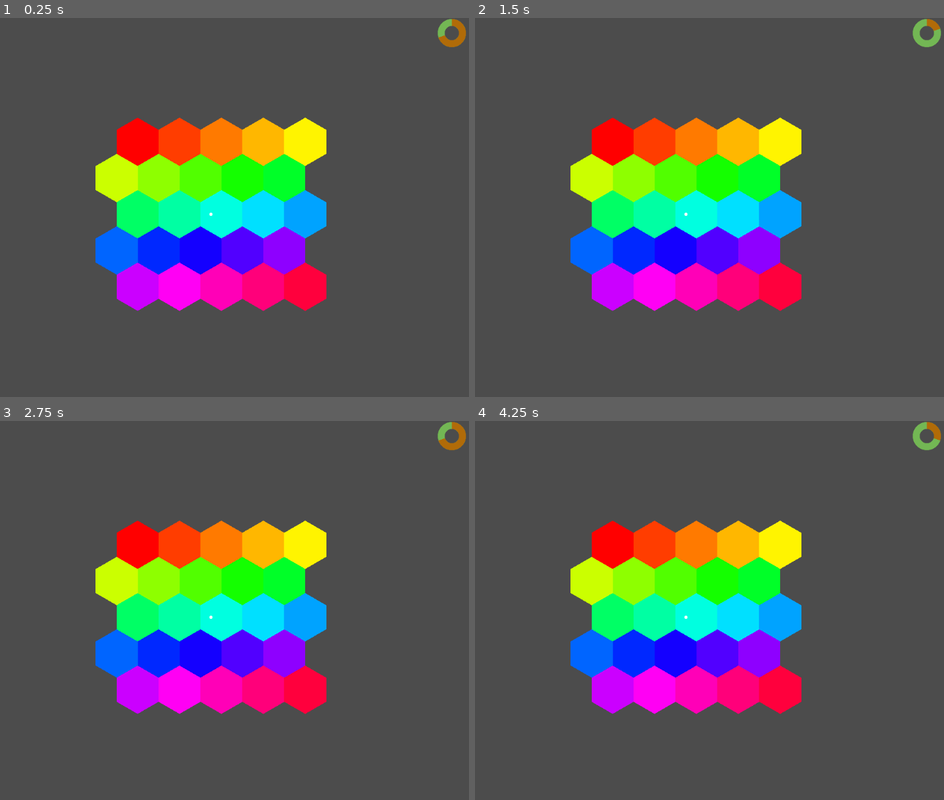
Above: before the commit, frames 1-4 (two rows, left to right).
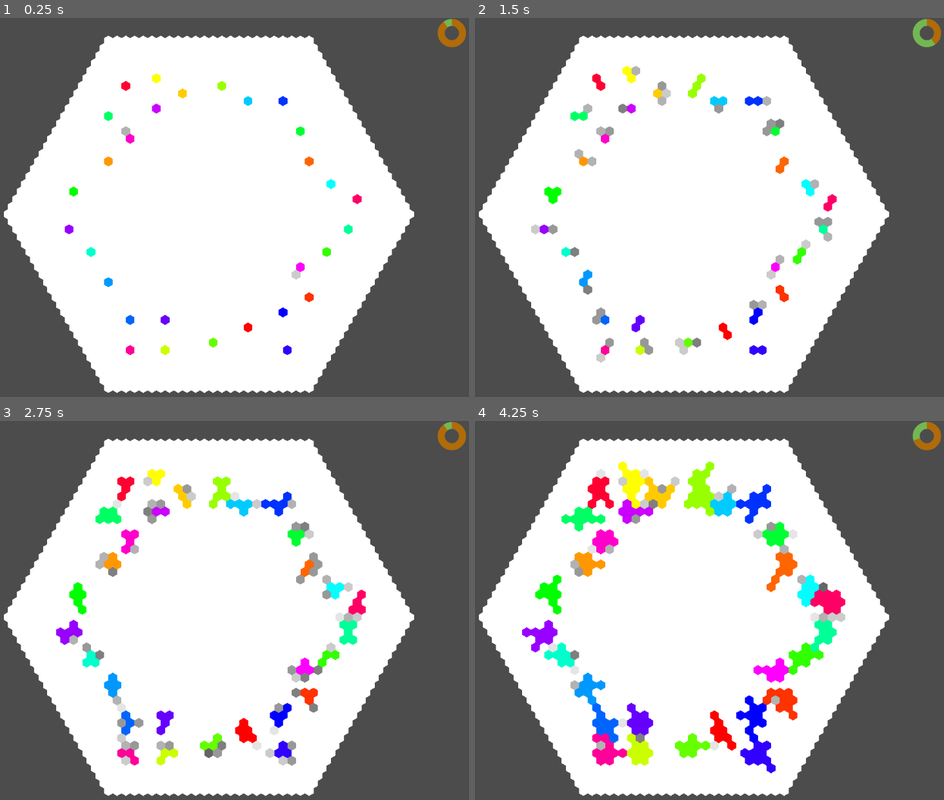
Above: after the commit, the same moments.

Repository: Pe3Hu/mapere
Game: Godot game, scene res://scenes/Game.tscn
Same seed, same stepped clock (60 frames per second), same inputs: the game is played once before the commit and once after it.
Inputs (mouse positions are in pixels of both pictures, inside the frame that each line leads up to):
- Up to frame 1 (0.25 s): no input
- Up to frame 2 (1.5 s): move the mouse to (798, 196) at 0.52 s; click (798, 196) at 0.67 s; move the mouse to (582, 234) at 1.27 s; click (582, 234) at 1.42 s
- Up to frame 3 (2.75 s): move the mouse to (262, 530) at 2.02 s; click (262, 530) at 2.17 s
- Up to frame 4 (4.25 s): move the mouse to (657, 693) at 2.77 s; click (657, 693) at 2.92 s; move the mouse to (840, 674) at 3.52 s; click (840, 674) at 3.67 s

The runs differ from the first frame. In frame 1, 62% of the frame differs, in the area x 0-96%, y 1-99%; in frame 2, 62%; in frame 3, 62%; in frame 4, 62%, in the area x 0-100%, y 4-99%.
Error before the commit: Invalid get index 'terrain' (on base: 'Dictionary'). (res://scripts/Game.gd:17)

Commit message:
version 0.002
1. Card & Bastion classes added
2. Hex recolor added
3. launch_charge added
4. update_connects added

Diff:
--- a/scenes/Game.tscn
+++ b/scenes/Game.tscn
@@ -8,7 +8,7 @@
 script = ExtResource( 2 )
 
 [node name="Timer" type="Timer" parent="."]
-wait_time = 0.05
+wait_time = 0.001
 autostart = true
 
 [node name="TimeBar" type="TextureProgress" parent="."]
--- a/scripts/Classes.gd
+++ b/scripts/Classes.gd
@@ -27,32 +27,340 @@
 	func _init(input_):
 		num.index = Global.num.primary_key.hex
 		Global.num.primary_key.hex += 1
+		vec.grid = input_.grid
+		num.parity = int(vec.grid.y)%2
 		num.ring = -1
-		vec.grid = input_.grid
+		num.sector = -1
+		num.hp = {}
+		num.hp.max = 10
+		num.hp.current = num.hp.max
 		arr.dot = input_.dots
-		color.current = Color(0.5, 0.5, 0.5)
 		arr.point = []
+		arr.neighbor = []
+		#arr.parent = []
+		#arr.child = []
+		obj.map = input_.map
+		flag.visiable = false
+		obj.bastion = null
+		flag.capital = false
+		recolor("Default")
 
 		for dot in arr.dot:
 			arr.point.append(dot.vec.pos)
 
-	func recolor():
-		var h = float(num.index)/Global.num.primary_key.hex
-		color.current = Color.from_hsv(h, 1.0, 1.0)
-
-class Map:
+	func get_damage(bastion_, value_):
+		if value_ > num.hp.current:
+			value_ = value_ - num.hp.current
+			num.hp.current = 0
+		else:
+			num.hp.current -= value_
+			value_ = 0
+
+		if num.hp.current <= 0:
+			num.hp.current = num.hp.max
+
+			if obj.bastion != null:
+				if flag.capital:
+					obj.bastion.die()
+				else:
+					obj.bastion.arr.hex.erase(self)
+					#obj.bastion.check_continuity([self],0)
+					obj.bastion.update_connects()
+
+			obj.bastion = bastion_
+			obj.bastion.arr.hex.append(self)
+			#parent_.arr.child.append(self)
+			recolor("Bastions")
+
+		return value_
+
+	func get_heal(value_):
+		var heal = min(num.hp.max-num.hp.current,value_)
+		num.hp.current += heal
+		value_ -= heal
+		return value_
+
+	func recolor(layer_):
+		#var h = float(num.index)/Global.num.primary_key.hex
+		#var h = float(num.ring)/Global.num.map.rings/2
+		#var h = float(num.sector)/Global.num.map.sectors
+		var h = null
+
+		match layer_:
+			"Default":
+				color.current = Color().from_hsv(0.0, 0.0, 1)
+			"Sectors":
+				h = float(num.sector)/Global.num.map.sectors
+				color.current = Color.from_hsv(h, 1.0, 1.0)
+			"Bastions":
+				h = float(obj.bastion.num.index)/Global.num.primary_key.bastion
+				color.current = Color.from_hsv(h, 1.0, 1.0)
+			"Hp":
+				var v = float(num.hp.current)/num.hp.max
+				color.current = Color().from_hsv(0.0, 0.0, v)
+
+				if obj.bastion != null:
+					if obj.bastion.num.index != -1:
+						h = float(obj.bastion.num.index)/Global.num.primary_key.bastion
+						color.current = Color().from_hsv(h, 1.0, v)
+
+class Card:
 	var num = {}
 	var word = {}
+	var obj = {}
+
+	func _init(input_):
+		word.type = input_.type
+		num.value = input_.value
+		obj.bastion = input_.deck
+
+	func use():
+		match word.type:
+			"Trigger":
+				if obj.bastion.num.charge > 0:
+					obj.bastion.launch_charge()
+			"Blank":
+				obj.bastion.num.charge += num.value
+
+class Bastion:
+	var num = {}
 	var arr = {}
 	var obj = {}
+
+	func _init(input_):
+		num.index = Global.num.primary_key.bastion
+		Global.num.primary_key.bastion += 1
+		obj.hex = input_.hex
+		obj.hex.obj.bastion = self
+		obj.hex.flag.capital = true
+		obj.map = obj.hex.obj.map
+		arr.hex = [obj.hex]
+		num.charge = 0
+		num.refill = {}
+		num.refill.card = Global.num.deck.refill
+		init_deck()
+
+	func init_deck():
+		arr.deck = []
+		arr.hand = []
+		arr.discard = []
+		arr.exile = []
+
+		for key in Global.dict.deck.base.keys():
+			for _i in Global.dict.deck.base[key]:
+				var input = {}
+				input.type = key
+				input.value = 1
+				input.deck = self
+				var card = Classes.Card.new(input)
+				arr.deck.append(card)
+
+		arr.deck.shuffle()
+
+	func refill_hand():
+		arr.hand = []
+
+		for _i in num.refill.card:
+			pull_card()
+
+	func pull_card():
+		if arr.deck.size() > 0:
+			arr.hand.append(arr.deck.pop_back())
+		else:
+			reshuffle()
+
+	func reshuffle():
+		for _i in arr.discard.size():
+			arr.deck.append(arr.discard.pop_back())
+
+		arr.deck.shuffle()
+
+	func use_hand():
+		while arr.hand.size() > 0:
+			var card = arr.hand.pop_front()
+			card.use()
+			arr.discard.append(card)
+
+	func launch_charge():
+		var value = floor(sqrt(num.charge))
+		#self hex fix
+		value += 1
+		value += arr.hex.size()
+
+		Global.rng.randomize()
+		var index_r = Global.rng.randi_range(0, Global.arr.neighbor[obj.hex.num.parity].size() - 1)
+		var grid = obj.hex.vec.grid
+		var counter = 0
+
+		while value > 0 && counter < 100:
+			counter += 1
+			if obj.map.check_border(grid):
+				var direction_hex = obj.map.arr.hex[grid.y][grid.x]
+
+				if direction_hex.flag.visiable:
+					var type = ""
+
+					if direction_hex.obj.bastion == null:
+						type = "Damage"
+					else:
+						if direction_hex.obj.bastion.num.index == num.index:
+							type = "Move"
+
+							if direction_hex.num.hp.current != direction_hex.num.hp.max:
+								if !direction_hex.flag.capital:
+									type = "Heal"
+						else:
+							type = "Damage"
+
+					match type:
+						"Move":
+							var parity = int(grid.y)%2
+							index_r = get_deviation(index_r)
+							var direction = Global.arr.neighbor[parity][index_r]
+							grid += direction
+
+							var border = false
+
+							if !obj.map.check_border(grid):
+								border = true
+							else:
+								var next_hex = obj.map.arr.hex[grid.y][grid.x]
+
+								if !next_hex.flag.visiable:
+									border = true
+
+							if border:
+								grid -= direction
+								var new_index = get_after_border_direction(direction_hex, index_r)
+								print("old",index_r)
+								print("new",new_index)
+								index_r = new_index
+								direction = Global.arr.neighbor[parity][new_index]
+								grid += direction
+
+							value -= 1
+						"Heal":
+							value = direction_hex.get_heal(value)
+						"Damage":
+							direction_hex.recolor("Hp")
+							value = direction_hex.get_damage(self,value)
+
+
+		num.charge = 0
+
+	func get_deviation(old_index_):
+		var options = []
+		var copy = 2
+		var n = Global.arr.neighbor[0].size()
+
+		for _i in range(-1,1,1):
+			var index = (old_index_+_i+n)%n
+			options.append(index)
+
+			if index == old_index_:
+				for _j in copy:
+					options.append(index)
+
+		Global.rng.randomize()
+		var index_r = Global.rng.randi_range(0, options.size() - 1)
+		return options[index_r]
+
+	func get_after_border_direction(hex_, old_index_):
+		var options = []
+		var parity = int(hex_.vec.grid.y)%2
+		var n = Global.arr.neighbor[parity].size()
+		var reflected_index = (n/2+old_index_)%n
+		var reflected_direction = Global.arr.neighbor[parity][reflected_index]
+
+		for _i in Global.arr.neighbor[parity].size():
+			var neighbor = Global.arr.neighbor[parity][_i]
+			var grid = hex_.vec.grid + neighbor
+
+			if obj.map.check_border(grid) && reflected_direction != neighbor:
+				options.append(_i)
+
+		Global.rng.randomize()
+		var index_r = Global.rng.randi_range(0, options.size() - 1)
+		print(old_index_,options,options[index_r])
+		return options[index_r]
+
+	func check_continuity(loss_,counter_):
+#		var new_loss = []
+#
+#		for loss in loss_:
+#			get_loss(loss)
+#
+#		for loss in loss_:
+#			for child in loss.arr.child:
+#				if child.arr.parent.size() == 0:
+#					new_loss.append(child)
+#
+#		if new_loss == loss_:
+#			return
+#		else:
+#			if new_loss.size() > 0:
+#				check_continuity(new_loss,counter_+1)
+		pass
+
+	func update_connects():
+		var unconnecteds = []
+		var connecteds = [obj.hex]
+
+		for hex in arr.hex:
+			unconnecteds.append(hex)
+
+		unconnecteds.erase(obj.hex)
+
+		var flag = true
+
+		while flag:
+			flag = false
+
+			for connected in connecteds:
+				for neighbor in connected.arr.neighbor:
+					if unconnecteds.has(neighbor):
+						connecteds.append(neighbor)
+						unconnecteds.erase(neighbor)
+						flag = true
+
+		for unconnected in unconnecteds:
+			get_loss(unconnected)
+
+	func get_loss(loss_):
+#		for child in loss_.arr.child:
+#			child.arr.parent.erase(loss_)
+
+		arr.hex.erase(loss_)
+		loss_.obj.bastion = null
+		loss_.recolor("Default")
+
+	func die():
+		obj.hex.flag.capital = false
+
+		for hex in arr.hex:
+			obj.hex.obj.bastion = null
+			hex.recolor("Default")
+
+		obj.map.arr.bastion.erase(self)
+
+class Map:
+	var arr = {}
+	var flag = {}
 
 	func _init():
 		arr.dot = []
 		arr.hex = []
+		arr.bastion = []
+		flag.ready = false
 
 		init_dots()
 		init_hexs()
-		recolor_hexs()
+		init_neighbor()
+		around_center()
+		init_sectors()
+		init_bastions()
+		flag.ready = true
+		#recolor_hexs()
 
 	func init_dots():
 		var vec = Vector2(Global.vec.map.offset.x, Global.vec.map.offset.y)
@@ -80,6 +388,7 @@
 	func init_hexs():
 		var input = {}
 		input.grid = Vector2(0,-1)
+		input.map = self
 
 		for _i in Global.num.dot.rows:
 			input.grid.x = 0
@@ -109,17 +418,142 @@
 							input.dots.append(arr.dot[grid.y][grid.x])
 
 					if flag:
+						var hex = Classes.Hex.new(input)
 						input.grid.x += 1
-						var hex = Classes.Hex.new(input)
 						arr.hex[input.grid.y].append(hex)
+
+		arr.hex.pop_back()
+
+	func init_neighbor():
+		for hexs in arr.hex:
+			for hex in hexs:
+				for neighbor in Global.arr.neighbor[hex.num.parity]:
+					var grid = hex.vec.grid + neighbor
+
+					if check_border(grid):
+						var neighbor_hex = arr.hex[grid.y][grid.x]
+
+						if !hex.arr.neighbor.has(neighbor_hex):
+							hex.arr.neighbor.append(neighbor_hex)
+							neighbor_hex.arr.neighbor.append(hex)
+
+	func around_center():
+		var n = arr.hex.size()/2
+		var center = arr.hex[n][n]
+		var arounds = [[center]]
+		center.num.ring = 0
+		center.flag.visiable = true
+
+		for _i in Global.num.map.rings-1:
+			var next_ring = []
+
+			for _j in range(arounds[_i].size()-1,-1,-1):
+				for neighbor in arounds[_i][_j].arr.neighbor:
+					if neighbor.num.ring == -1:
+						next_ring.append(neighbor)
+						neighbor.num.ring = _i+1
+						neighbor.flag.visiable = true
+
+			arounds.append(next_ring)
+
+	func init_sectors():
+		var hex_counters = []
+		var sum = 0
+
+		for _i in Global.num.map.rings:
+			hex_counters.append(0)
+
+		for hexs in arr.hex:
+			for hex in hexs:
+				if hex.num.ring != -1:
+					hex_counters[hex.num.ring] += 1
+					sum += 1
+
+		var sector_sums = []
+		var sector_begins = [0]
+		var sector_ends = []
+
+		for _i in Global.num.map.sectors:
+			sector_sums.append(0)
+
+		for _i in hex_counters.size():
+			sector_sums[sector_ends.size()] += hex_counters[_i]
+
+			if sector_sums[sector_ends.size()] >= sum/Global.num.map.sectors:
+				if sector_ends.size() < Global.num.map.sectors:
+					sector_sums[sector_ends.size()] -= hex_counters[_i]
+
+				sector_ends.append(_i-1)
+
+				if sector_ends.size() != Global.num.map.sectors:
+					sector_sums[sector_ends.size()] += hex_counters[_i]
+					sector_begins.append(sector_ends.back()+1)
+
+				else:
+					sector_sums[sector_ends.size()-1] += hex_counters[_i]
+
+		if sector_ends.size() == Global.num.map.sectors:
+			sector_ends.pop_back()
+
+		sector_ends.append(Global.num.map.rings-1)
+		var ring_to_sector = []
+
+		for _i in Global.num.map.sectors:
+			for ring_ in sector_ends[_i]-sector_begins[_i]+1:
+				ring_to_sector.append(_i)
+
+		for hexs in arr.hex:
+			for hex in hexs:
+				hex.num.sector = ring_to_sector[hex.num.ring]
+
+	func init_bastions():
+		var options = []
+		var sectors = []
+
+		for _i in range(1,Global.num.map.sectors-1):
+			sectors.append(_i)
+
+		for hexs in arr.hex:
+			for hex in hexs:
+				if sectors.has(hex.num.sector):
+					options.append(hex)
+
+		while options.size() > 1:
+			Global.rng.randomize()
+			var index_r = Global.rng.randi_range(0, options.size() - 1)
+			var input = {}
+			input.hex = options[index_r]
+			var bastion = Classes.Bastion.new(input)
+			arr.bastion.append(bastion)
+
+			var arounds = [input.hex]
+
+			for _i in Global.num.map.boundary:
+				for _j in range(arounds.size()-1,-1,-1):
+					for neighbor in arounds[_j].arr.neighbor:
+						if !arounds.has(neighbor):
+							arounds.append(neighbor)
+
+			for around in arounds:
+				options.erase(around)
+
+		for hex in options:
+			hex.recolor("Sectors")
+
+		for bastion in arr.bastion:
+			bastion.obj.hex.recolor("Bastions")
 
 	func recolor_hexs():
 		for hexs in arr.hex:
 			for hex in hexs:
-				hex.recolor()
+				hex.recolor("Sectors")
 
 	func chec_dot(grid_):
 		return grid_.y >= 0 && grid_.x >= 0 && grid_.y < arr.dot.size() && grid_.x < arr.dot[0].size()
+
+	func check_border(grid_):
+		var flag = ( grid_.x >= arr.hex[0].size() ) || ( grid_.x < 0 ) || ( grid_.y >= arr.hex.size() ) || ( grid_.y < 0 )
+		return !flag
 
 class Sorter:
 	static func sort_ascending(a, b):
--- a/scripts/Game.gd
+++ b/scripts/Game.gd
@@ -14,12 +14,16 @@
 	if event is InputEventMouseButton:
 		if Global.flag.click:
 			Global.flag.click = !Global.flag.click
-			Global.obj.terrain.next_layer()
 		else:
 			Global.flag.click = !Global.flag.click
 
 func _on_Timer_timeout():
-	Global.node.TimeBar.value +=1
+	Global.node.TimeBar.value += 1
+
+	if Global.obj.map.flag.ready:
+		for bastion in Global.obj.map.arr.bastion:
+			bastion.refill_hand()
+			bastion.use_hand()
 
 	if Global.node.TimeBar.value >= Global.node.TimeBar.max_value:
 		Global.node.TimeBar.value -= Global.node.TimeBar.max_value
--- a/scripts/Global.gd
+++ b/scripts/Global.gd
@@ -14,23 +14,38 @@
 func init_num():
 	init_primary_key()
 
+	num.map = {}
+	num.map.rings = 24
+	num.map.sectors = 3
+	num.map.boundary = 3
+	num.map.a = 10
+	num.map.h = 2*num.map.a
+	num.map.w = sqrt(3)*num.map.a
+
 	num.dot = {}
-	num.dot.n = 5
+	num.dot.n = num.map.rings*2-1
 	num.dot.rows = 4+(num.dot.n-1)*2
 	num.dot.cols = 1+num.dot.n
 
-	num.map = {}
-	num.map.a = 48
-	num.map.h = 2*num.map.a
-	num.map.w = sqrt(3)*num.map.a
+	num.deck = {}
+	num.deck.size = 12
+	num.deck.refill = 1#num.deck.size/2
 
 func init_primary_key():
 	num.primary_key = {}
 	num.primary_key.dot = 0
 	num.primary_key.hex = 0
+	num.primary_key.bastion = 0
 
 func init_dict():
-	dict.null = {}
+	dict.deck = {}
+#	dict.deck.base = {
+#		"Trigger": 1,
+#		"Blank": num.deck.size-dict.deck.base["Trigger"]
+#	}
+	dict.deck.base = {}
+	dict.deck.base["Trigger"] = 1
+	dict.deck.base["Blank"] = num.deck.size-dict.deck.base["Trigger"]
 
 func init_arr():
 	arr.sequence = {}
@@ -43,18 +58,18 @@
 		[
 			Vector2( 1,-1),
 			Vector2( 1, 0),
+			Vector2( 1, 1),
 			Vector2( 0, 1),
 			Vector2(-1, 0),
-			Vector2(-1,-1),
 			Vector2( 0,-1)
 		],
 		[
+			Vector2( 0,-1),
 			Vector2( 1, 0),
-			Vector2( 1, 1),
 			Vector2( 0, 1),
 			Vector2(-1, 1),
 			Vector2(-1, 0),
-			Vector2( 0,-1)
+			Vector2(-1,-1)
 		]
 	]
 
--- a/scripts/MapDraw.gd
+++ b/scripts/MapDraw.gd
@@ -9,6 +9,31 @@
 
 	for hexs in Global.obj.map.arr.hex:
 		for hex in hexs:
-			draw_polygon(hex.arr.point, PoolColorArray([hex.color.current]))
+			if hex.flag.visiable:
+				draw_polygon(hex.arr.point, PoolColorArray([hex.color.current]))
 
-	draw_circle(Global.vec.window_size.center, 3, Color(1.0, 1.0, 1.0))
+	#draw_circle(Global.vec.window_size.center, 3, Color(1.0, 1.0, 1.0))
+	pass
+
+func _process(delta):
+	update()
+
+#var n = arr.hex.size()/2
+#var center = arr.hex[n][n]
+#center.color.current = Color().from_hsv(1.0, 1.0, 1.0)
+#
+#var index_r = 0
+#var grid = center.vec.grid
+#var value = 3
+#
+#while value > 0:
+#	if check_border(grid):
+#		var direction_hex = arr.hex[grid.y][grid.x]
+#		direction_hex.color.current = Color().from_hsv(0.5, 1.0, 1.0)
+#
+#		if direction_hex.flag.visiable:
+#			var parity = int(grid.y)%2
+#			var direction = Global.arr.neighbor[parity][index_r]
+#			grid += direction
+#
+#			value -= 1
